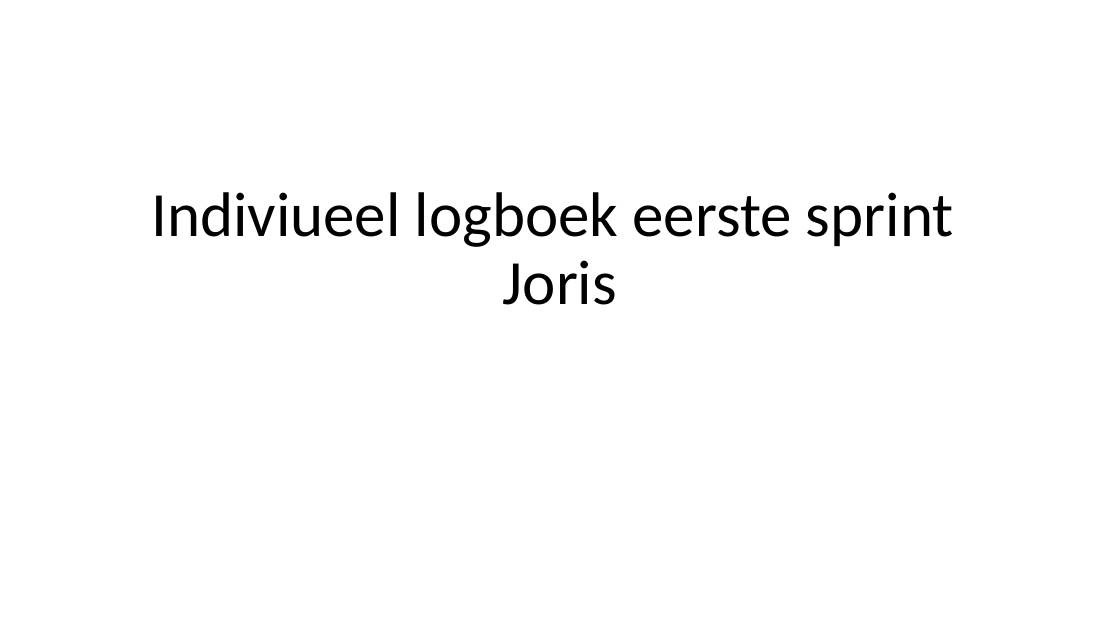
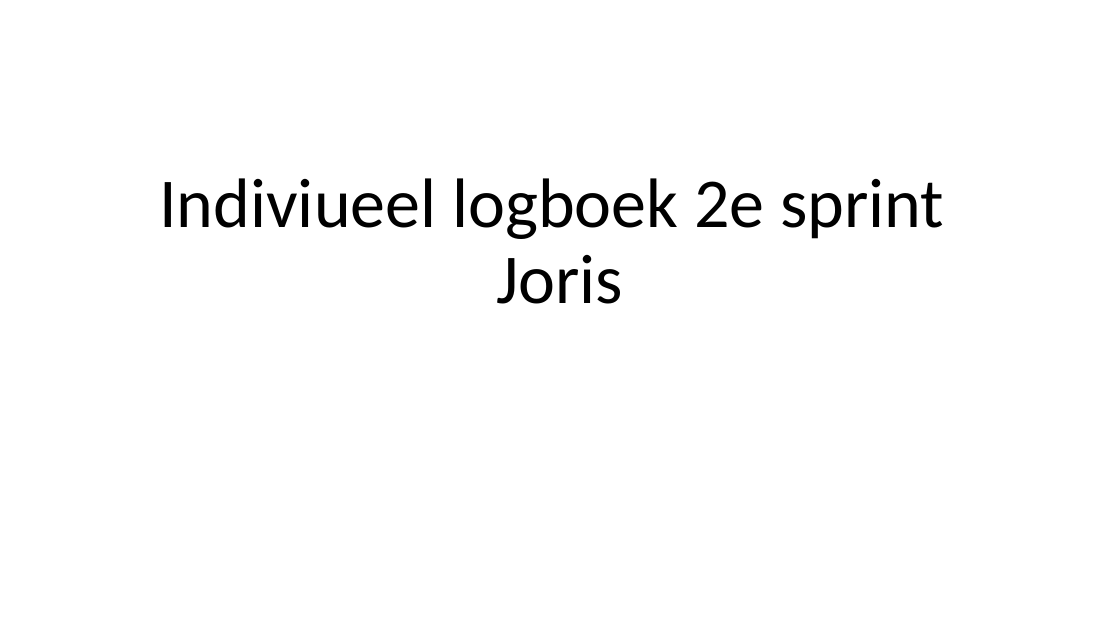
Before and after one commit to RoelStierum/Gameproject, a slide deck: slide 1 of Documentatie/Individuele logboeken/individueel_logboek_2_joris.pptx. Drawn at 1120x630 pixels with LibreOffice and Linux fonts; fonts in the diff are those of the drawing. Boxes give left, top, right and bottom in pixels: in the first picture for what was removed or moved away, otherwise in the second. Text is boxed around its words. In the diff, an @@ line names an element or a change of style, - is before the commit and + after.

Commit message:
individueel logboek 3 toegevoegd

```diff
--- a/Documentatie/Individuele logboeken/individueel_logboek_2_joris.pptx
+++ b/Documentatie/Individuele logboeken/individueel_logboek_2_joris.pptx
@@ title at box(159, 178, 944, 304): text changed; size 54 to 60 pt @@
-Indiviueel logboek eerste sprint
-Joris
+Indiviueel logboek 2e sprint
+Joris
```
Also in this commit, not shown: 1 other file.
